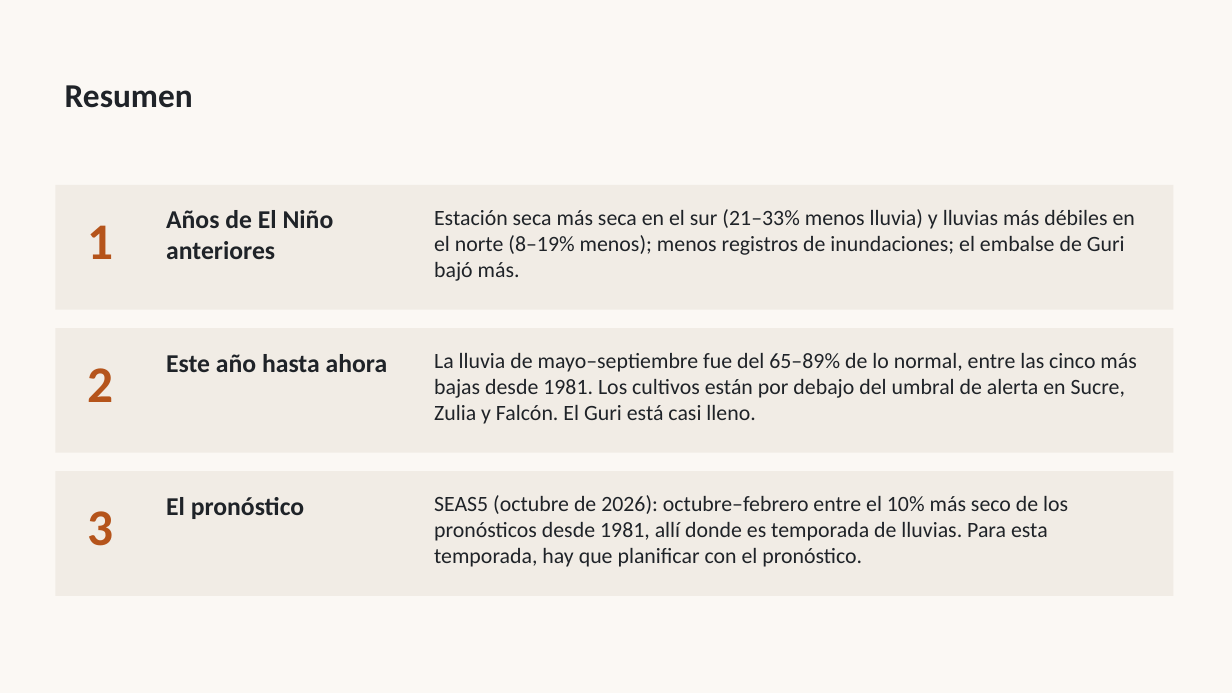
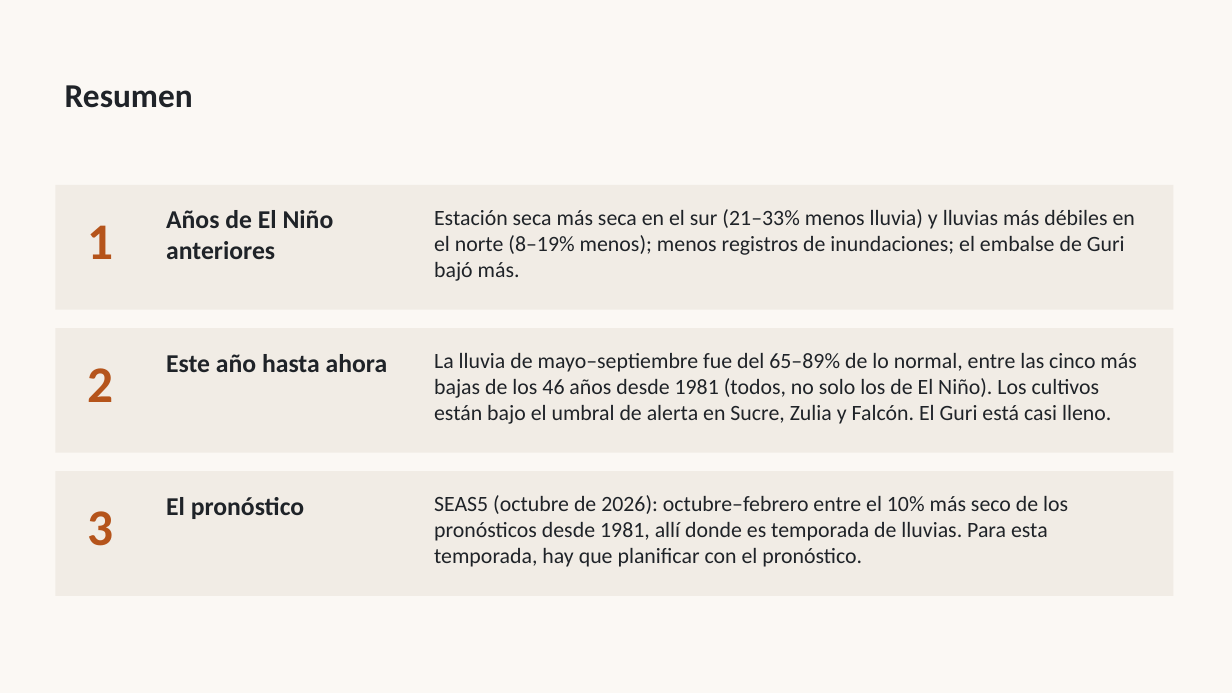
Before and after one commit to OCHA-DAP/ds-teleconnections, a slide deck: slide 2 of docs/enso/ven/slides/es/venezuela-el-nino-2026-27-es.pptx. Drawn at 1232x693 pixels with LibreOffice and Linux fonts; fonts in the diff are those of the drawing. Boxes give left, top, right and bottom in pixels: in the first picture for what was removed or moved away, otherwise in the second. Text is boxed around its words. In the diff, an @@ line names an element or a change of style, - is before the commit and + after.

```diff
--- a/docs/enso/ven/slides/es/venezuela-el-nino-2026-27-es.pptx
+++ b/docs/enso/ven/slides/es/venezuela-el-nino-2026-27-es.pptx
@@ text at box(434, 353, 1136, 424): text changed @@
-La lluvia de mayo–septiembre fue del 65–89% de lo normal, entre las cinco más bajas desde 1981. Los cultivos están por debajo del umbral de alerta en Sucre, Zulia y Falcón. El Guri está casi lleno.
+La lluvia de mayo–septiembre fue del 65–89% de lo normal, entre las cinco más bajas de los 46 años desde 1981 (todos, no solo los de El Niño). Los cultivos están bajo el umbral de alerta en Sucre, Zulia y Falcón. El Guri está casi lleno.
```
Also in this commit, not shown: 1 other slide changed, 9 other files.
